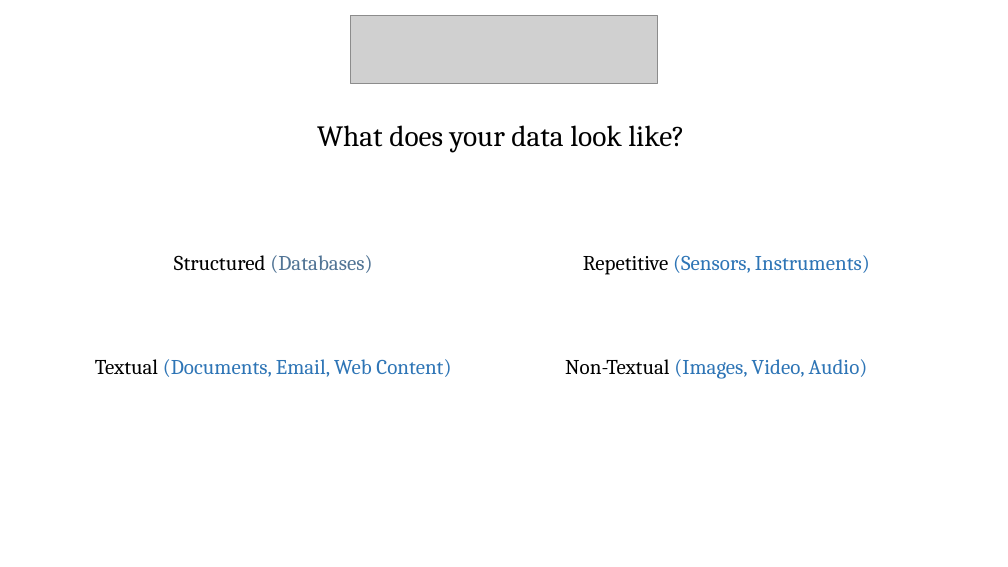
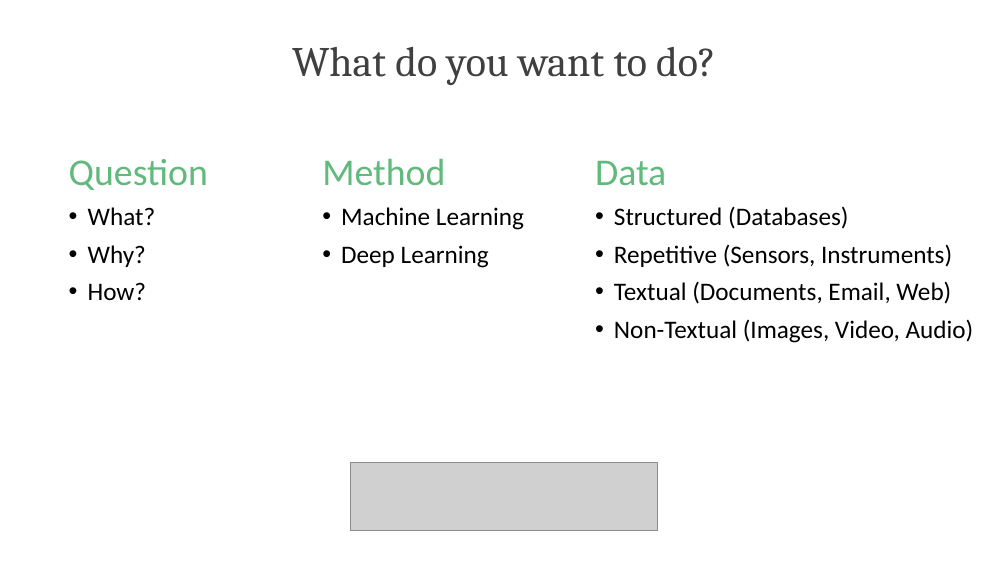
Before and after one commit to PracticumAI/what_is_ai, a slide deck: slide 27 of presentations/01_practicum_intro.pptx (slide 24 before the commit). Drawn at 1008x567 pixels with LibreOffice and Linux fonts; fonts in the diff are those of the drawing; grey boxes stand for pictures. Boxes give left, top, right and bottom in pixels: in the first picture for what was removed or moved away, otherwise in the second. Text is boxed around its words. In the diff, an @@ line names an element or a change of style, - is before the commit and + after.

```diff
--- a/presentations/01_practicum_intro.pptx
+++ b/presentations/01_practicum_intro.pptx
@@ text added at [292, 47, 716, 85], 40 pt, text #404040 @@
+What do you want to do?
@@ text removed at [317, 125, 684, 152] @@
-What does your data look like?
@@ text added at [69, 159, 208, 300], 24 pt, text #000000 @@
+Question
+• What?
+• Why?
+• How?
@@ text added at [322, 159, 524, 268], 24 pt, text #000000 @@
+Method
+• Machine Learning
+• Deep Learning
@@ text added at [595, 161, 974, 343], 24 pt, text #000000 @@
+Data
+• Structured (Databases)
+• Repetitive (Sensors, Instruments)
+• Textual (Documents, Email, Web)
+• Non-Textual (Images, Video, Audio)
@@ text removed at [174, 255, 372, 273] @@
-Structured (Databases)
@@ text removed at [583, 255, 870, 275] @@
-Repetitive (Sensors, Instruments)
@@ text removed at [95, 359, 451, 377] @@
-Textual (Documents, Email, Web Content)
@@ text removed at [565, 359, 868, 379] @@
-Non-Textual (Images, Video, Audio)
@@ picture: place and size @@
-picture at [351, 15, 657, 83]
+picture at [351, 462, 657, 530]
```
Also in this commit, not shown: 1 other slide changed, 3 slides added, 1 slide removed, 2 other files.
